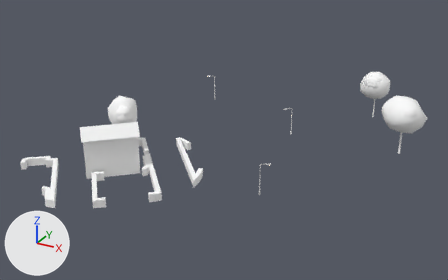
Before and after pictures for a commit that changed the glTF model cities/arlov-borggatan/pack/tiles/c10_5.glb.
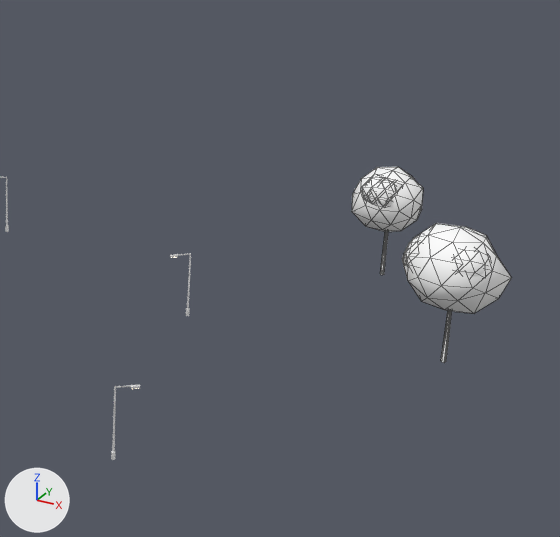
Old and new are each drawn whole from a 50 mm lens placed at (675.7, 229.9, 57.7), pointed at (623.4, 325.0, 10.2) and again close up on the part from 47% to 100% of the width and 0% to 81% of the height. Arrows for +X, +Y and +Z are at lower left; the lights stay in place. The older version's two pictures come first. The close-ups show mesh edges as thin lines. Where no turn or scale is listed for an object, it has been applied to the vertices. Vertices at exactly the same position are counted once.

The scene before the commit, as lines of its bpy script (objects in view):
```python
me_sm_trees_10_5 = bpy.data.meshes.new('SM_Trees_10_5')
me_sm_trees_10_5.from_pydata(...)  # 414 vertices, 756 faces; spans x -27.1..27.1, y -23.6..23.6, z -5.8..5.8
# faces by material slot: [36, 720]
me_sm_trees_10_5.materials.append(mat_m_bark_wood)  # white #ffffff
me_sm_trees_10_5.materials.append(mat_m_leaf)  # white #ffffff
ob_sm_trees_10_5 = bpy.data.objects.new('SM_Trees_10_5', me_sm_trees_10_5)
ob_sm_trees_10_5.location = (630.09, 337.8, 12.94)
```
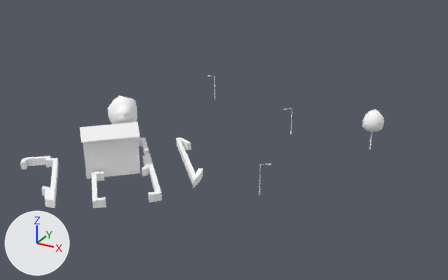
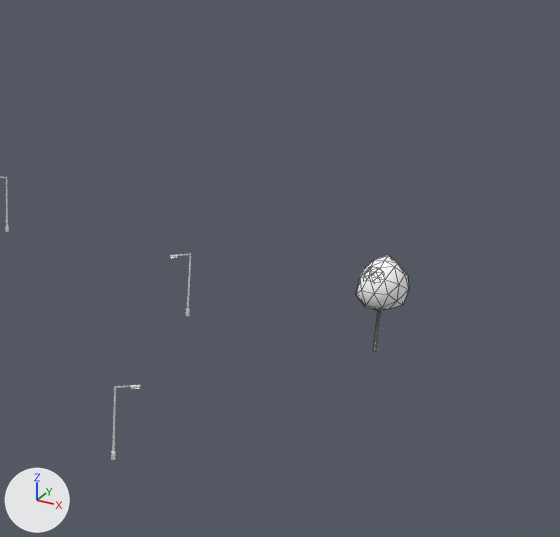
The newer file is also turned or shifted as a whole; pictures and numbers use the older file's frame.

Location of each change, (x1, y1, x2, y2) in pixels of the close-ups (560 x 537 px; the box of a moved part takes in the faces that stretch with it):
'SM_Trees_10_5', reshaped: before (352, 167, 511, 362); after (356, 255, 409, 352)
part 1 of me_sm_trees_10_5, moved or reshaped: before (441, 311, 452, 362); after (373, 311, 380, 352)
part 2 of me_sm_trees_10_5, added: after (356, 255, 409, 311)
part 3 of me_sm_trees_10_5, deleted: before (352, 167, 511, 314)

Diff of the bpy script that builds the scene:
```diff
--- a/cities/arlov-borggatan/pack/tiles/c10_5.glb.py
+++ b/cities/arlov-borggatan/pack/tiles/c10_5.glb.py
@@ me_sm_trees_10_5 @@
 # used by ob_sm_trees_10_5; location = (630.09, 337.8, 12.94)
-me_sm_trees_10_5.from_pydata(...)  # 414 vertices, 756 faces; spans x -27.1..27.1, y -23.6..23.6, z -5.8..5.8
+me_sm_trees_10_5.from_pydata(...)  # 276 vertices, 504 faces; spans x -27.1..19.4, y -23.6..5.2, z -5.9..5.5
+# me_sm_trees_10_5 part 1: the loose piece of 12 vertices spanning x 22.5..23.0, y 3.5..3.8, z -5.7..-0.8 is scaled about its middle by (0.696, 0.694, 0.717), then moved by (-5.5, -0.6, -0.7)
+# me_sm_trees_10_5 part 2: a new loose piece of 42 vertices spanning x 15.4..19.4, y 1.0..5.2, z -2.1..2.3, in mat_m_leaf (white #ffffff)
+# me_sm_trees_10_5 part 3: 7 loose pieces with 264 vertices, spanning x 9.2..27.1, y -0.6..23.6, z -5.7..5.8, are deleted
+# other edits to the shape of me_sm_trees_10_5 do not show in these pictures
 me_sm_trees_10_5.materials.append(mat_m_bark_wood)
```
